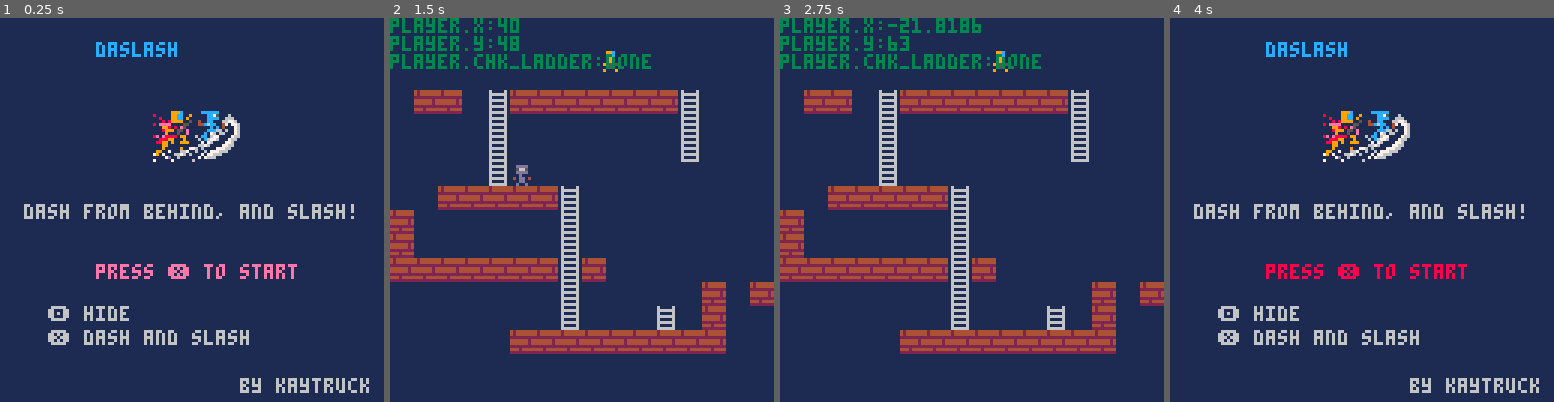
Above: before the commit, frames 1-4 (left to right).
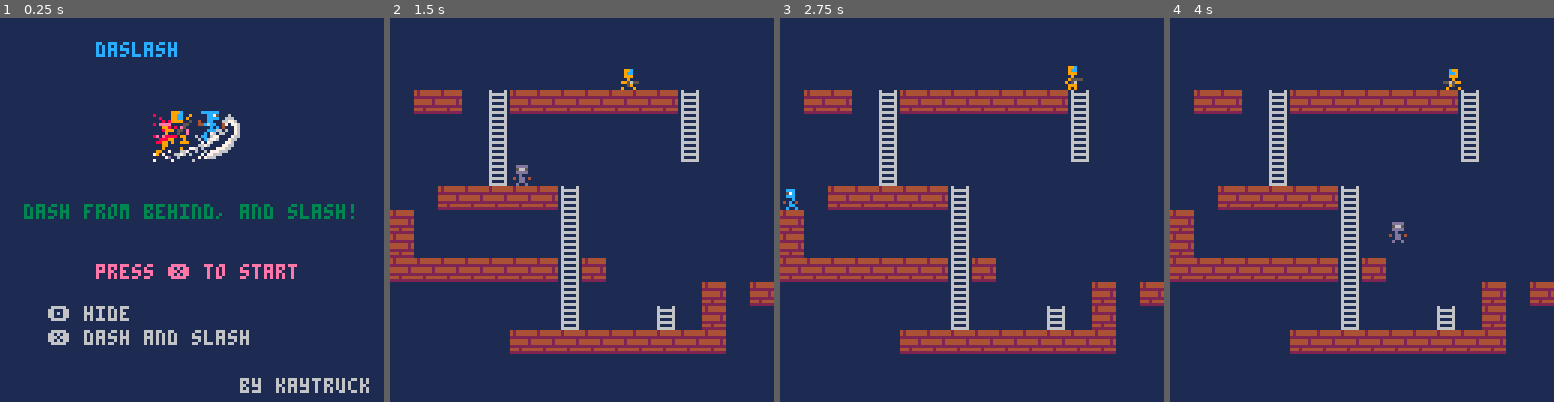
Above: after the commit, the same moments.

Repository: kaytruck/daslash
Game: PICO-8 cartridge daslash.p8
Two runs of this game, one before a commit and one after it. Both use one fixed random seed, a clock stepped at 60 frames per second and the inputs below.
Inputs:
- Up to frame 1 (0.25 s): no input
- Up to frame 2 (1.5 s): tap O (Z key) at 0.33, 0.7, 1.43 s; tap X (X key) at 1.07 s
- Up to frame 3 (2.75 s): hold Left 1.97-2.37 s; tap X (X key) at 2.07, 2.4, 2.73 s; tap O (Z key) at 2.22 s; hold Down from 2.42 s (still down)
- Up to frame 4 (4 s): release Down at 2.82 s; hold Right 2.87-3.53 s; tap X (X key) at 3.07, 3.4, 3.73 s; tap O (Z key) at 3.1, 3.98 s; hold Up from 3.58 s (still down)

The runs differ from the first frame. In frame 1, 1.4% of the frame differs, in the area x 6-93%, y 48-53%; in frame 2, 2.6%; in frame 3, 3.0%; in frame 4, 22%, in the area x 0-100%, y 6-98%.

Commit message:
moving enemy

Diff:
--- a/daslash.p8
+++ b/daslash.p8
@@ -14,6 +14,9 @@
 	-- settings
 	dead_h = 130
 	gravity=0.2
+	-- window limits
+	window_l = 0
+	window_r = 128
 	-- title screen
 	blink_col1 = 8
 	blink_col2 = 14
@@ -38,6 +41,7 @@
 		fric=0.5,
 		dash_time=0,
 		dash_time_max = 6,
+		atk=3,
 		-- stat
 		running=false,
 		falling=false,
@@ -53,22 +57,28 @@
 	}
 	-- enemies
 	enemies = {}
+	create_enemey_1()
+end
+
+function create_enemey_1()
 	local enemy = {
 		sp=64,
+		sp_begin=64,
+		sp_end=65,
 		spw=1,				-- sprite width
 		w=8,
 		h=8,
 		x=70,
-		y=10,
-		dx=0,
-		dy=0,
-		max_dx=2,
-		max_dy=3,
-		acc_walk=0.8,
-		acc_jump=3,
-		fric=0.5,
+		y=16,
+		dx=0.5,
 		flip=false,
 		dead=false,
+		hp=6,
+		-- anim
+		anim=0,
+		-- function
+		update=update_enemy_1,
+		animate=animate_enemy_1,
 	}
 	add(enemies, enemy)
 end
@@ -95,7 +105,7 @@
 	cls(1)
 	print("daslash", 32, 8, 12)
 	spr(192, 48, 25, 4, 4)
-	print("dash from behind, and slash!", 8, 62, 6)
+	print("dash from behind, and slash!", 8, 62, 3)
 	print("press ❎ to start", 32, 82, blink_col)
 	print("🅾️ hide", 16, 96, 6)
 	print("❎ dash and slash", 16,104,6)
@@ -106,7 +116,9 @@
 -->8
 function update_gaming()
 	update_player()
+	update_enemies()
 	animate_player()
+	animate_enemies()
 end
 
 function update_player()
@@ -219,7 +231,7 @@
 		and min(player.x, player.x + player.dx) < enemy.x
 		and max(player.x, player.x + player.dx) > enemy.x
 		and player.flip == enemy.flip then
-			enemy.dead = true
+			enemy.hp -= player.atk
 		end
 	end
 
@@ -228,12 +240,33 @@
 	player.y += player.dy
 	player.y = flr(player.y + 0.9)
 
-	-- limit window
+	-- limit player to window
 	if player.y > dead_h then
 		_update = update_gameover
 		_draw = draw_gameover
 	end
-
+	if player.x < window_l then
+		player.x = window_l
+	elseif player.x > window_r - player.w then
+		player.x = window_r - player.w
+	end
+end
+
+function update_enemies()
+	for enemy in all(enemies) do
+		enemy.update(enemy)
+	end
+end
+
+function update_enemy_1(self)
+	-- flip
+	local collide = collide_ground(self, 1)
+	if not collide then
+		self.dx *= -1
+		self.flip = not self.flip
+	end
+	-- apply move
+	self.x += self.dx
 end
 
 function collide_wall(obj, dir)
@@ -359,18 +392,40 @@
 	end
 end
 
+function animate_enemies()
+	for enemy in all(enemies) do
+		enemy.animate(enemy)
+	end
+end
+
+function animate_enemy_1(self)
+	if time() - self.anim > 0.1 then
+		self.anim = time()
+		self.sp += 1
+		if self.sp > self.sp_end then
+			self.sp = self.sp_begin
+		end
+	end
+end
+
 function draw_gaming()
 	cls(1)
 	draw_map()
+	-- TODO draw player hp
+	if player.hide then
+		draw_player()
+	end
 	draw_enemies()
-	draw_player()
+	if not player.hide then
+		draw_player()
+	end
 
 	-- debug print
 	-- print("player.dx:"..player.dx, 3)
 	-- print("player.dy:"..player.dy, 3)
-	print("player.x:"..player.x, 3)
-	print("player.y:"..player.y, 3)
-	print("player.chk_ladder:"..player.chk_ladder, 3)
+	-- print("player.x:"..player.x, 3)
+	-- print("player.y:"..player.y, 3)
+	-- print("player.chk_ladder:"..player.chk_ladder, 3)
 end
 
 function draw_map()
@@ -378,18 +433,15 @@
 end
 
 function draw_player()
-	-- circfill(player.x, player.y, 2, 2)
 	spr(player.sp, player.x, player.y, player.spw, 1, player.flip)
 end
 
 function draw_enemies()
 	for enemy in all(enemies) do
 		-- local c = 11
-		if not enemy.dead then
-			-- c = 3
+		if enemy.hp > 0 then
 			spr(enemy.sp, enemy.x, enemy.y, 1, 1, enemy.flip)
 		end
-		-- circfill(enemy.x, enemy.y, 3, c)
 	end
 end
 
